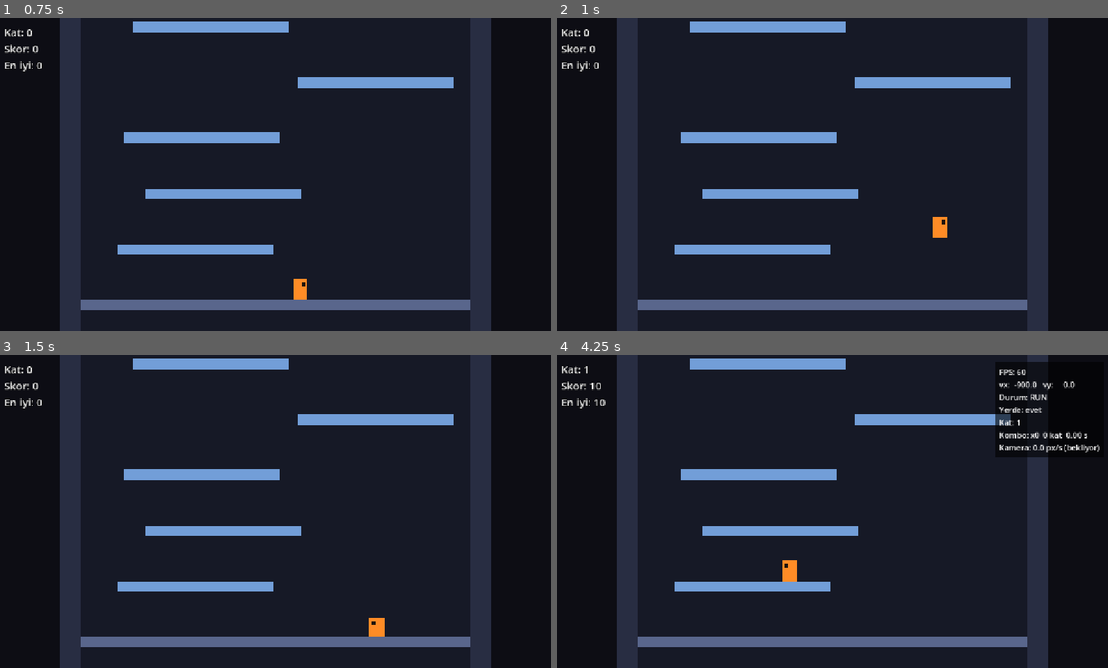
Above: before the commit, frames 1-4 (two rows, left to right).
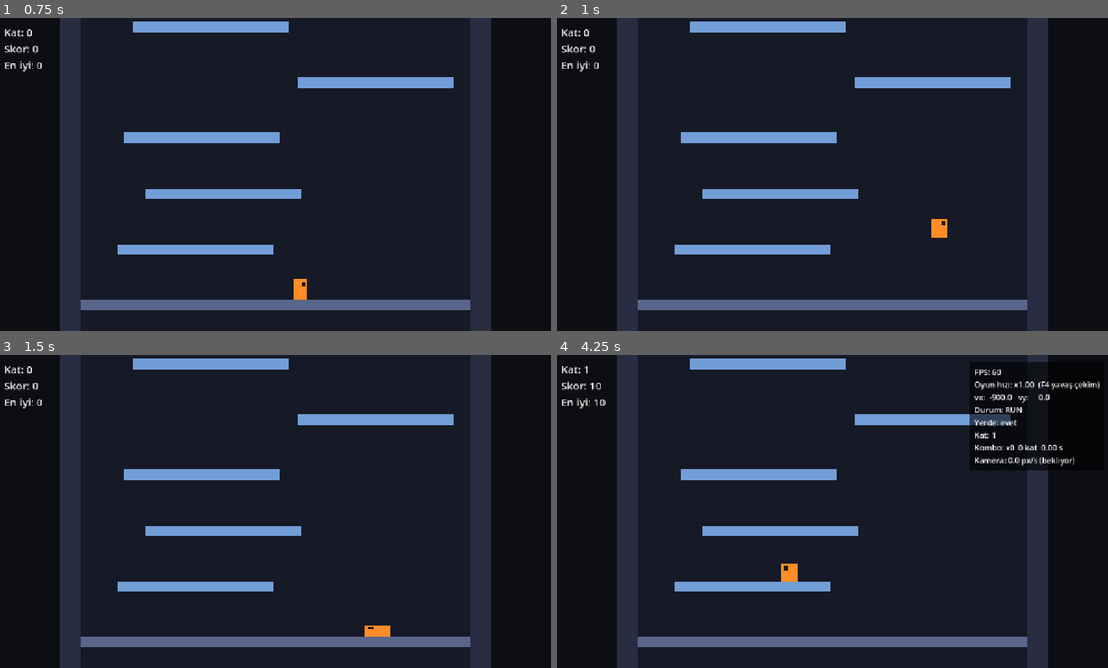
Above: after the commit, the same moments.

Repository: tahapek5454/Tower-Climb
Game: Godot game, scene res://scenes/main.tscn
The game is run twice, just before and just after one commit, with the same random seed, the same clock (stepped at 60 frames per second) and the same inputs.
Inputs (mouse positions are in pixels of both pictures, inside the frame that each line leads up to):
- Up to frame 1 (0.75 s): tap Enter at 0.5 s; move the mouse to (396, 158) at 0.52 s; hold Right (move_right) from 0.53 s (still down); hold Shift from 0.53 s (still down); click (396, 158) at 0.67 s
- Up to frame 2 (1 s): keep holding Right (move_right); keep holding Shift; tap Space (jump) at 0.77 s
- Up to frame 3 (1.5 s): release Right (move_right) at 1.25 s; release Shift at 1.25 s; drag from (165, 527) to (247, 574) at 1.27 s
- Up to frame 4 (4.25 s): move the mouse to (887, 442) at 2.02 s; hold Right (move_right) 2.03-2.75 s; tap Ctrl at 2.1 s; drag from (804, 574) to (667, 464) at 2.77 s; tap R (restart) at 3.5 s; move the mouse to (997, 558) at 3.52 s; hold Left (move_left) from 3.53 s (still down); tap Alt at 3.6 s; tap Space (jump) at 3.77 s; tap F3 (toggle_debug) at 4.15 s

Frame 1 is identical in both runs. In frame 2, less than 0.1% of the frame differs, in the area x 67-71%, y 63-71%; in frame 3, 0.1%; in frame 4, 1.8%, in the area x 40-99%, y 4-73%.

Commit message:
tune: squash & stretch belirginleştirildi, F4 debug yavaş çekim eklendi
Co-Authored-By: Claude Opus 5.5 <noreply@anthropic.com>

Diff:
--- a/project.godot
+++ b/project.godot
@@ -74,6 +74,11 @@
 "events": [Object(InputEventKey,"resource_local_to_scene":false,"resource_name":"","device":-1,"window_id":0,"alt_press …(190 unchanged characters)…
 ]
 }
+debug_slow_motion={
+"deadzone": 0.5,
+"events": [Object(InputEventKey,"resource_local_to_scene":false,"resource_name":"","device":-1,"window_id":0,"alt_pressed":false,"shift_pressed":false,"ctrl_pressed":false,"meta_pressed":false,"pressed":false,"keycode":0,"physical_keycode":4194335,"key_label":0,"unicode":0,"location":0,"echo":false,"script":null)
+]
+}
 
 [rendering]
 
--- a/scripts/player/player_visual.gd
+++ b/scripts/player/player_visual.gd
@@ -111,8 +111,8 @@
 func _land_squash(fall_speed: float) -> float:
 	if fall_speed < Tuning.LAND_SQUASH_MIN_SPEED:
 		return 0.0
-	var t: float = clampf(inverse_lerp(Tuning.LAND_SQUASH_MIN_SPEED, Tuning.MAX_FALL_SPEED, fall_speed),
-			0.0, 1.0)
+	var t: float = clampf(inverse_lerp(Tuning.LAND_SQUASH_MIN_SPEED, Tuning.LAND_SQUASH_FULL_SPEED,
+			fall_speed), 0.0, 1.0)
 	return t * Tuning.LAND_SQUASH_MAX
 
 
--- a/scripts/tuning.gd
+++ b/scripts/tuning.gd
@@ -94,17 +94,23 @@
 # --- Juice: squash & stretch (görsel) ---
 # Uzama değeri: + dikey uzama, - dikey ezilme. Gövde alanı korunur (en = 1 / boy).
 ## Yay sertliği ve sönümü: düşük sönüm = daha fazla "jöle" sallanması.
-const SQUASH_SPRING_STIFFNESS: float = 400.0
-const SQUASH_SPRING_DAMPING: float = 16.0
+const SQUASH_SPRING_STIFFNESS: float = 220.0
+const SQUASH_SPRING_DAMPING: float = 9.0
 ## Zıplama anındaki uzama: en düşük zıplamada MIN, en yüksekte MAX.
-const JUMP_STRETCH_MIN: float = 0.15
-const JUMP_STRETCH_MAX: float = 0.35
-## İniş ezilmesi düşüş hızıyla orantılı; bu hızın altındaki inişler ezilmez.
-const LAND_SQUASH_MIN_SPEED: float = 300.0
-const LAND_SQUASH_MAX: float = 0.40
+const JUMP_STRETCH_MIN: float = 0.25
+const JUMP_STRETCH_MAX: float = 0.50
+## İniş ezilmesi düşüş hızıyla orantılı: MIN_SPEED altında yok, FULL_SPEED ve üstünde MAX.
+## (Tipik iniş hızları 450–950 px/s; bir kat yukarıdaki platforma iniş ~500.)
+const LAND_SQUASH_MIN_SPEED: float = 150.0
+const LAND_SQUASH_FULL_SPEED: float = 700.0
+const LAND_SQUASH_MAX: float = 0.50
 ## Duvara çarpınca yatay ezilme (dikey uzama); çarpma hızıyla orantılı.
-const WALL_SQUASH_MAX: float = 0.30
-## Havadayken dikey hızla orantılı hafif uzama (MAX_FALL_SPEED'de bu kadar).
-const AIR_STRETCH_MAX: float = 0.12
+const WALL_SQUASH_MAX: float = 0.40
+## Havadayken dikey hızla orantılı uzama (MAX_FALL_SPEED'de bu kadar).
+const AIR_STRETCH_MAX: float = 0.20
 ## Uzama/ezilmenin mutlak sınırı (gövde aşırı bozulmasın).
-const SQUASH_LIMIT: float = 0.5
+const SQUASH_LIMIT: float = 0.6
+
+# --- Debug ---
+## F4 yavaş çekimde oyun hızı (efektleri incelemek için).
+const DEBUG_SLOW_MOTION_SCALE: float = 0.25
--- a/scripts/ui/debug_overlay.gd
+++ b/scripts/ui/debug_overlay.gd
@@ -21,11 +21,16 @@
 	process_mode = Node.PROCESS_MODE_ALWAYS
 	_build()
 	visible = false
+	# Yeniden başlatmada yavaş çekim açık kalmasın.
+	Engine.time_scale = 1.0
 
 
 func _unhandled_input(input_event: InputEvent) -> void:
 	if input_event.is_action_pressed(&"toggle_debug"):
 		visible = not visible
+		get_viewport().set_input_as_handled()
+	elif input_event.is_action_pressed(&"debug_slow_motion"):
+		Engine.time_scale = Tuning.DEBUG_SLOW_MOTION_SCALE if is_equal_approx(Engine.time_scale, 1.0) else 1.0
 		get_viewport().set_input_as_handled()
 
 
@@ -37,6 +42,7 @@
 func _compose_text() -> String:
 	var lines: PackedStringArray = []
 	lines.append("FPS: %d" % Engine.get_frames_per_second())
+	lines.append("Oyun hızı: x%.2f  (F4 yavaş çekim)" % Engine.time_scale)
 	if player != null:
 		lines.append("vx: %7.1f   vy: %7.1f" % [player.velocity.x, player.velocity.y])
 		lines.append("Durum: %s" % Player.State.keys()[player.state])
Not shown, changed: docs/GAME_DESIGN.md
Not shown, changed: docs/PROGRESS.md
